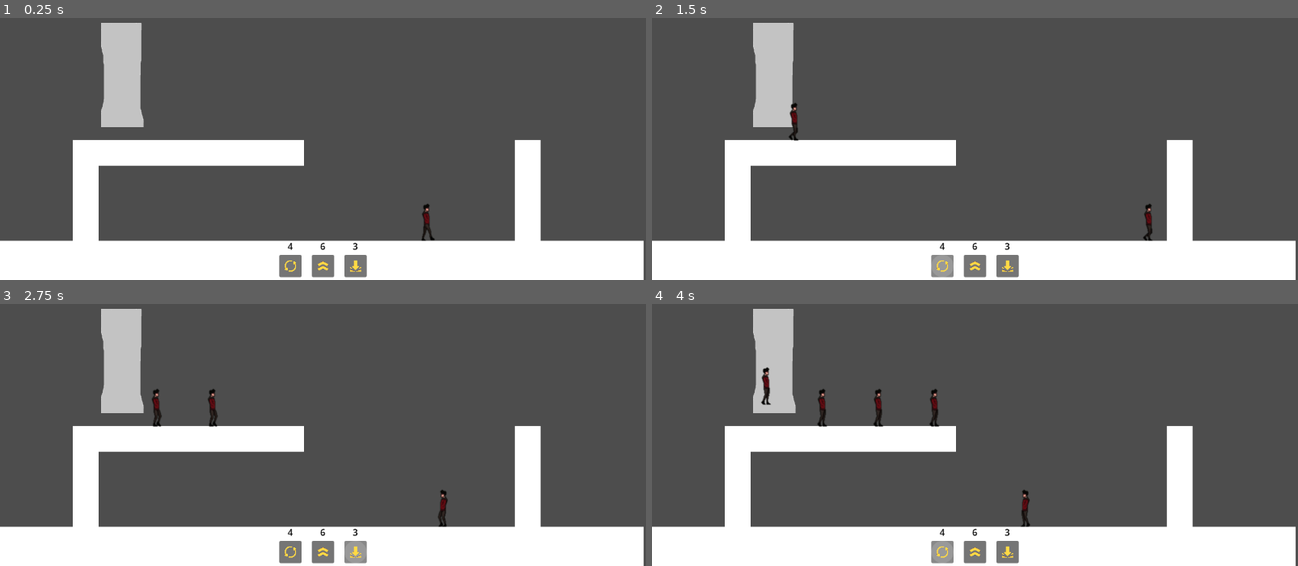
Above: before the commit, frames 1-4 (two rows, left to right).
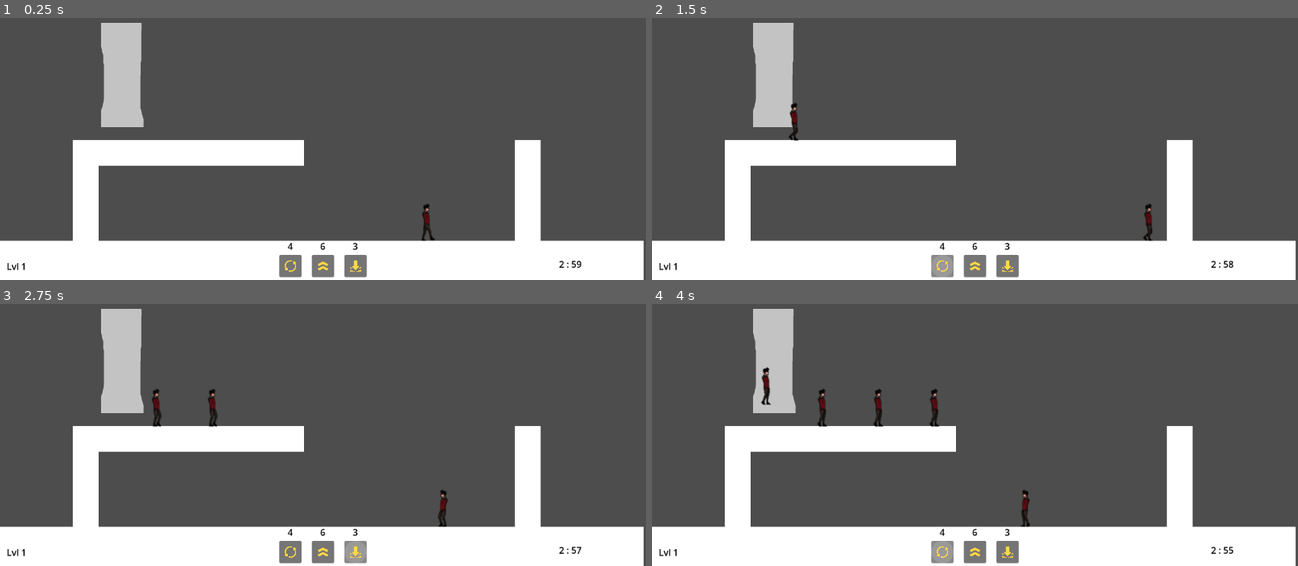
Above: after the commit, the same moments.

Repository: lougon02/EscapeFromHallwayB
Game: Godot game, scene res://scenes/levels/level.tscn
Two runs of this game, one before a commit and one after it. Both use one fixed random seed, a clock stepped at 60 frames per second and the inputs below.
Inputs (mouse positions are in pixels of both pictures, inside the frame that each line leads up to):
- Up to frame 1 (0.25 s): no input
- Up to frame 2 (1.5 s): click (975, 266) at 0.5 s; click (942, 266) at 1.25 s
- Up to frame 3 (2.75 s): click (355, 552) at 2 s
- Up to frame 4 (4 s): click (975, 552) at 2.75 s; click (942, 552) at 3.5 s

The runs differ from the first frame. In frame 1, less than 0.1% of the frame differs, in the area x 1-90%, y 92-97%; in frame 2, less than 0.1%; in frame 3, less than 0.1%; in frame 4, less than 0.1%.

Commit message:
Added timer and Level indicator in UI

Diff:
--- a/scenes/levels/ui.gd
+++ b/scenes/levels/ui.gd
@@ -3,6 +3,11 @@
 @onready var jump_label : Label = $Jump/JumpContainer/Label
 @onready var flip_label : Label = $Flip/FlipContainer/Label
 @onready var weight_label : Label = $Weight/WeightContainer/Label
+
+@onready var countdown_label : Label = $CountDown/CountDownLabel
+@onready var countdown_timer = $CountDown/CountDownTimer
+
+#### POWER-UPS ####
 
 var stylebox = StyleBoxFlat.new()
 
@@ -11,6 +16,7 @@
 	update_flip_button()
 	update_weight_button()
 	stylebox.set_corner_radius_all(20)
+	countdown_timer.start()
 
 func _on_jump_button_pressed():
 	Globals.is_jump = true
@@ -63,3 +69,12 @@
 
 func reset_cursor():
 	Input.set_custom_mouse_cursor(null)
+
+### COUNTDOWN ###
+
+func _process(_delta):
+	var time_left = countdown_timer.time_left
+	var minutes = floor(time_left/60)
+	var seconds = int(time_left) % 60
+
+	$CountDown/CountDownLabel.text = str(minutes, " : ", str(seconds).pad_zeros(2))
--- a/scenes/levels/ui.tscn
+++ b/scenes/levels/ui.tscn
@@ -7,6 +7,29 @@
 
 [node name="Ui" type="CanvasLayer"]
 script = ExtResource("1_mynnl")
+
+[node name="CountDown" type="Control" parent="."]
+layout_mode = 3
+anchor_left = 0.9
+anchor_top = 1.0
+anchor_right = 0.95
+anchor_bottom = 1.0
+offset_left = -40.0
+offset_top = -40.0
+grow_horizontal = 0
+grow_vertical = 0
+
+[node name="CountDownLabel" type="Label" parent="CountDown"]
+layout_mode = 0
+offset_right = 40.0
+offset_bottom = 23.0
+theme_override_colors/font_color = Color(0, 0, 0, 1)
+theme_override_colors/font_outline_color = Color(0, 0, 0, 1)
+
+[node name="CountDownTimer" type="Timer" parent="CountDown"]
+process_callback = 0
+wait_time = 180.0
+one_shot = true
 
 [node name="Jump" type="Control" parent="."]
 layout_mode = 3
@@ -91,6 +114,19 @@
 layout_mode = 2
 icon = ExtResource("4_o162o")
 
+[node name="LevelLabel" type="Label" parent="."]
+anchors_preset = -1
+anchor_left = 0.01
+anchor_top = 0.98
+anchor_right = 0.01
+anchor_bottom = 1.0
+offset_top = -23.0
+offset_right = 40.0
+grow_vertical = 0
+theme_override_colors/font_color = Color(0, 0, 0, 1)
+text = "Lvl 1"
+
+[connection signal="timeout" from="CountDown/CountDownTimer" to="." method="_on_count_down_timeout"]
 [connection signal="pressed" from="Jump/JumpContainer/JumpButton" to="." method="_on_jump_button_pressed"]
 [connection signal="pressed" from="Flip/FlipContainer/FlipButton" to="." method="_on_flip_button_pressed"]
 [connection signal="pressed" from="Weight/WeightContainer/WeightButton" to="." method="_on_weight_button_pressed"]
